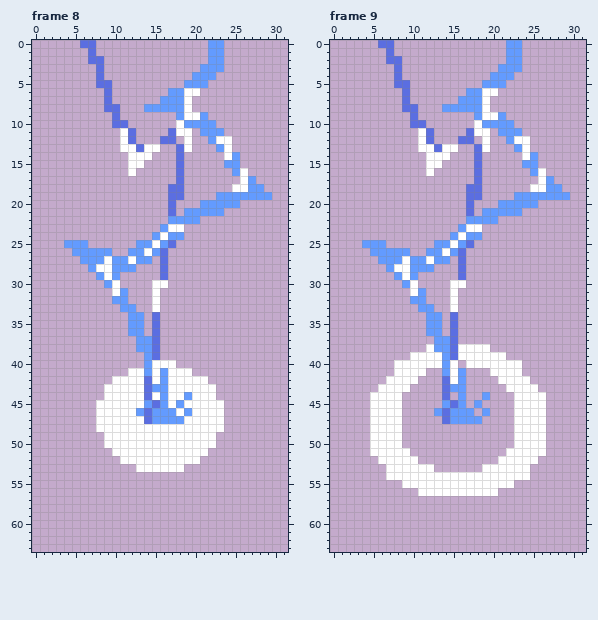
Two states of a pixel-art file, Assets/Spells/SmallLightiningStrike.aseprite. The picture above was drawn from the file before the commit.
32x64 pixels, 13 frames. Shown: frame 8, frame 9. The commit also changed other frames, which this record leaves out.
And afterwards:
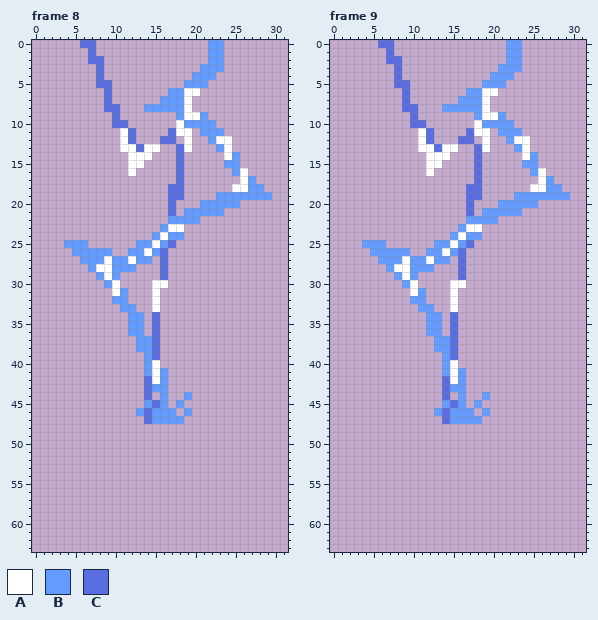
Palette (. is transparent): A #ffffff  B #639bff  C #5b6ee1
Diff:
layer "Impact" removed
Frame 8:
y 40: x 16..17 AA -> ..
y 41: x 12..13 AA -> ..; x 17..19 AAA -> ...
y 42: x 10..13 AAAA -> ....; x 17..21 AAAAA -> .....
y 43: x 9..13 AAAAA -> .....; x 17..22 AAAAAA -> ......
y 44: x 9..13 AAAAA -> .....; x 15 A -> .; x 17..18 AA -> ..; x 20..22 AAA -> ...
y 45: x 8..13 AAAAAA -> ......; x 17 A -> .; x 19..23 AAAAA -> .....
y 46: x 8..12 AAAAA -> .....; x 18 A -> .; x 20..23 AAAA -> ....
y 47: x 8..13 AAAAAA -> ......; x 19..23 AAAAA -> .....
y 48: x 8..23 AAAAAAAAAAAAAAAA -> ................
y 49..50: x 9..22 AAAAAAAAAAAAAA -> ..............
y 51: x 10..21 AAAAAAAAAAAA -> ............
y 52: x 11..20 AAAAAAAAAA -> ..........
y 53: x 13..18 AAAAAA -> ......
Frame 9:
y 38: x 12 A -> .; x 16..19 AAAA -> ....
y 39: x 10..13 AAAA -> ....; x 16..21 AAAAAA -> ......
y 40: x 8..13 AAAAAA -> ......; x 17..23 AAAAAAA -> .......
y 41: x 8..11 AAAA -> ....; x 20..23 AAAA -> ....
y 42: x 7..10 AAAA -> ....; x 21..24 AAAA -> ....
y 43: x 6..9 AAAA -> ....; x 22..25 AAAA -> ....
y 44..50: x 5..8 AAAA -> ....; x 23..26 AAAA -> ....
y 51: x 5..9 AAAAA -> .....; x 22..26 AAAAA -> .....
y 52: x 6..10 AAAAA -> .....; x 21..25 AAAAA -> .....
y 53: x 7..12 AAAAAA -> ......; x 19..24 AAAAAA -> ......
y 54: x 7..24 AAAAAAAAAAAAAAAAAA -> ..................
y 55: x 9..22 AAAAAAAAAAAAAA -> ..............
y 56: x 11..20 AAAAAAAAAA -> ..........
Pixel boxes of the changes (left, top, right, bottom) in both pictures:
erased: (96, 360, 224, 472)
erased: (370, 344, 546, 496)
